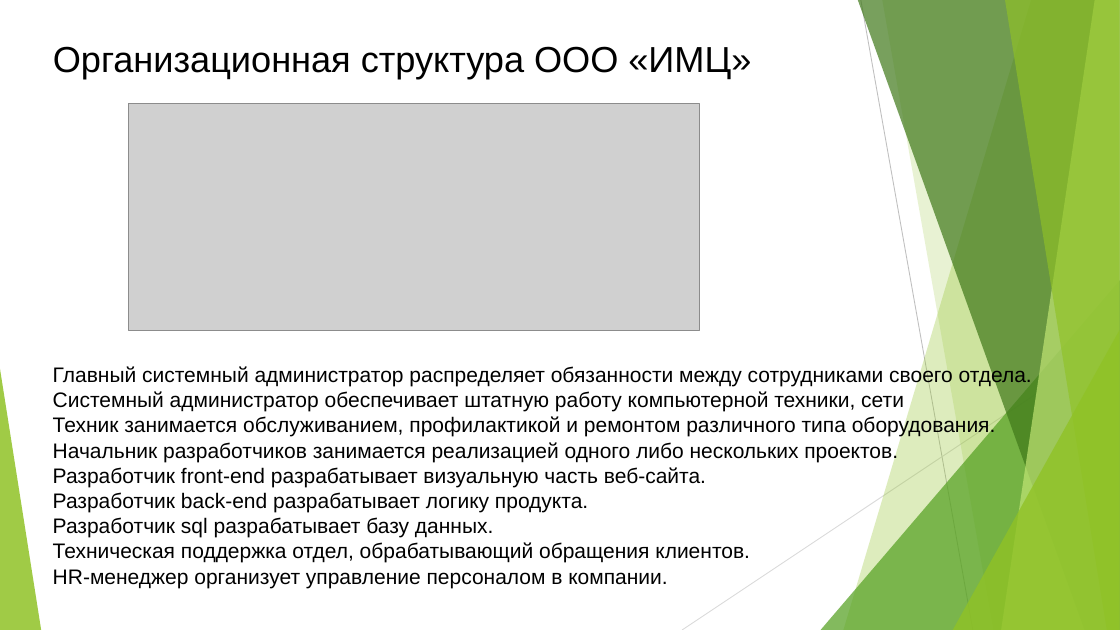
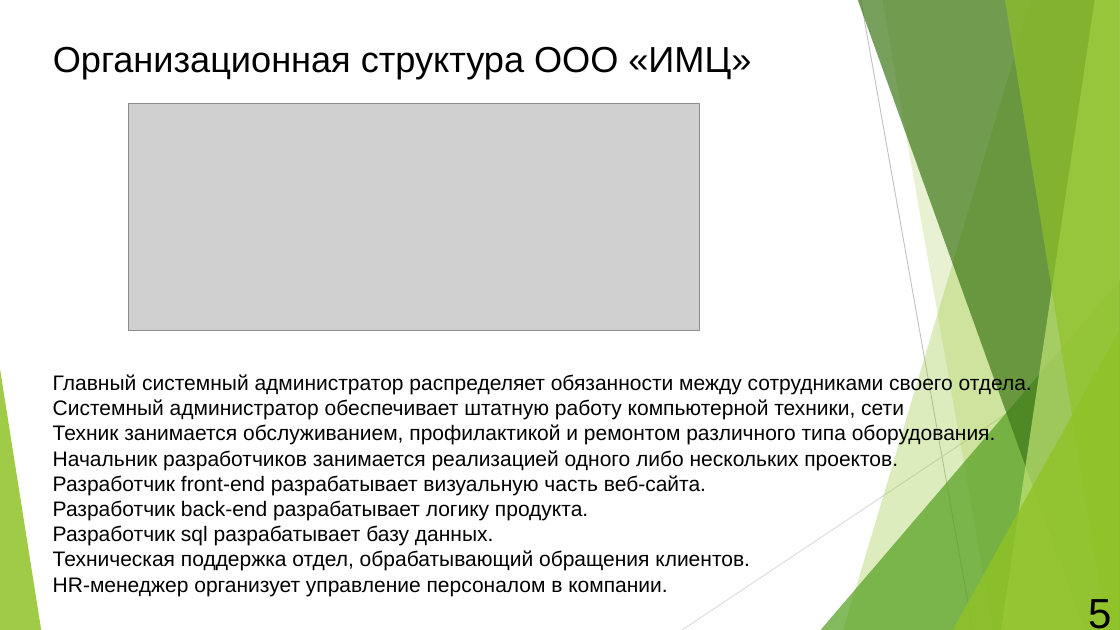
Before and after one commit to semenovMaksWeb/biti, a slide deck: slide 5 of ДИПЛОМ/ДИПЛОМ.2.0/Призентация.pptx. Drawn at 1120x630 pixels with LibreOffice and Linux fonts; fonts in the diff are those of the drawing; grey boxes stand for pictures. Boxes give left, top, right and bottom in pixels: in the first picture for what was removed or moved away, otherwise in the second. Text is boxed around its words. In the diff, an @@ line names an element or a change of style, - is before the commit and + after.

```diff
--- a/ДИПЛОМ/ДИПЛОМ.2.0/Призентация.pptx
+++ b/ДИПЛОМ/ДИПЛОМ.2.0/Призентация.pptx
@@ text "Главный системный администратор распределяет обязанности ...": place and size @@
-text "Главный системный администратор распределяет обязанности ..." at [53, 365, 1032, 588]
+text "Главный системный администратор распределяет обязанности ..." at [53, 373, 1032, 596]
@@ page number added at [1088, 599, 1111, 629], 36 pt, text #000000 @@
+5
```
Also in this commit, not shown: 7 other slides changed, 10 slides added, 1 other file.
